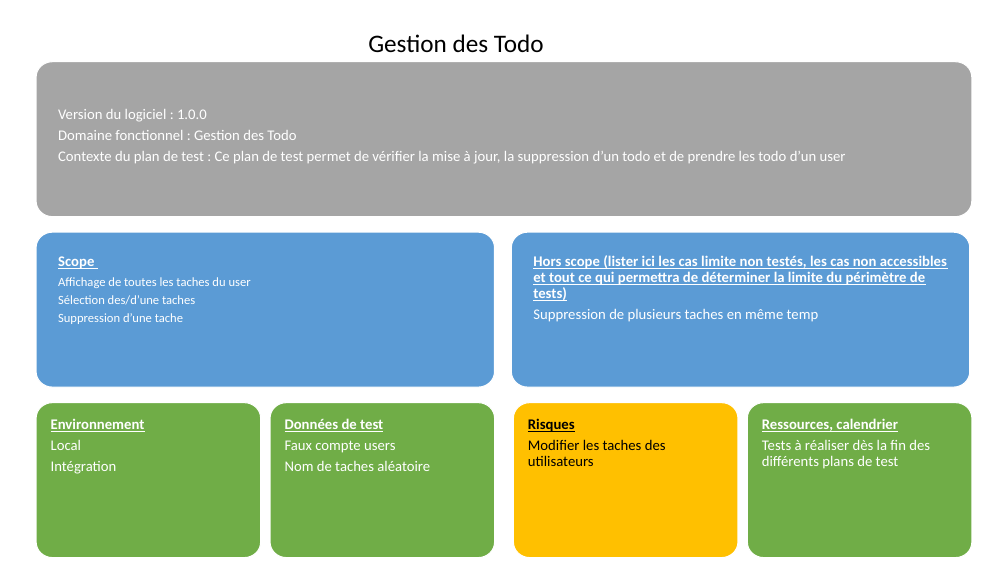
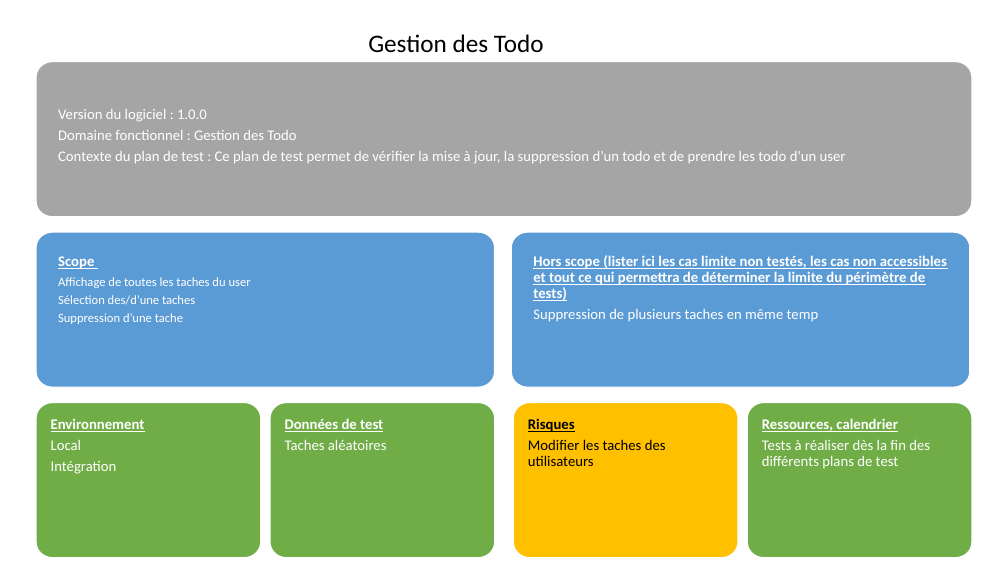
Before and after one commit to termimi/P_DevOps324-450, a slide deck: slide 1 of WIP/plan de test/planTestGestionToDo.pptx. Drawn at 1008x567 pixels with LibreOffice and Linux fonts; fonts in the diff are those of the drawing. Boxes give left, top, right and bottom in pixels: in the first picture for what was removed or moved away, otherwise in the second. Text is boxed around its words. In the diff, an @@ line names an element or a change of style, - is before the commit and + after.

Commit message:
[doc] (plan de test): update gestion Todo

```diff
--- a/WIP/plan de test/planTestGestionToDo.pptx
+++ b/WIP/plan de test/planTestGestionToDo.pptx
@@ text in freeform shape at [285, 440, 387, 450]: text changed @@
-Faux compte users
-Nom de taches aléatoire
+Taches aléatoires
```
